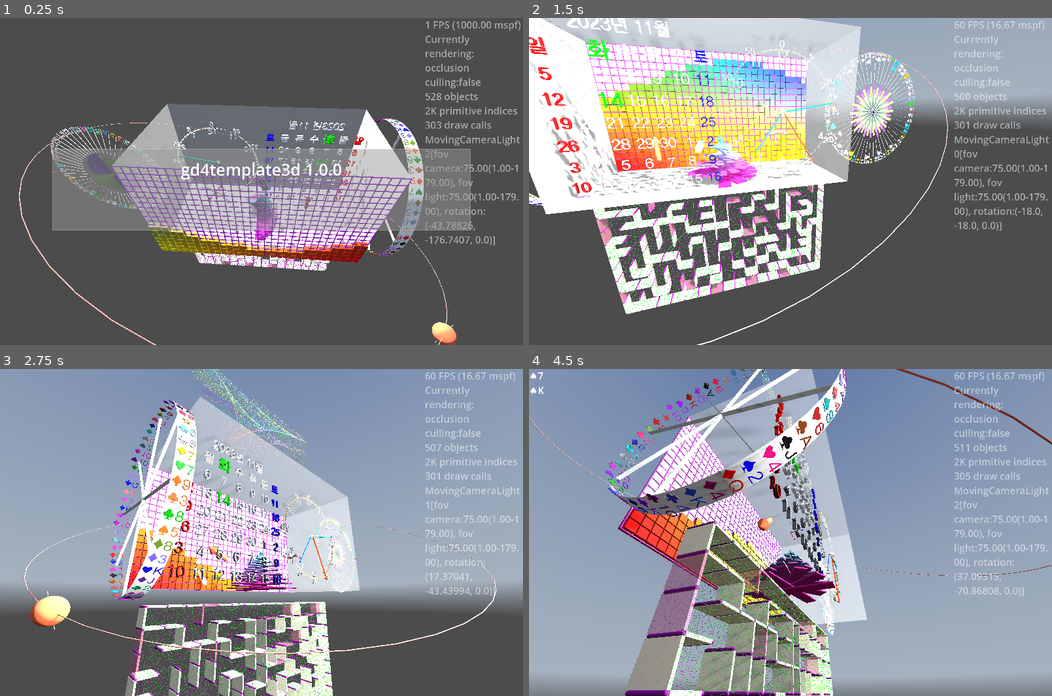
Above: before the commit, frames 1-4 (two rows, left to right).
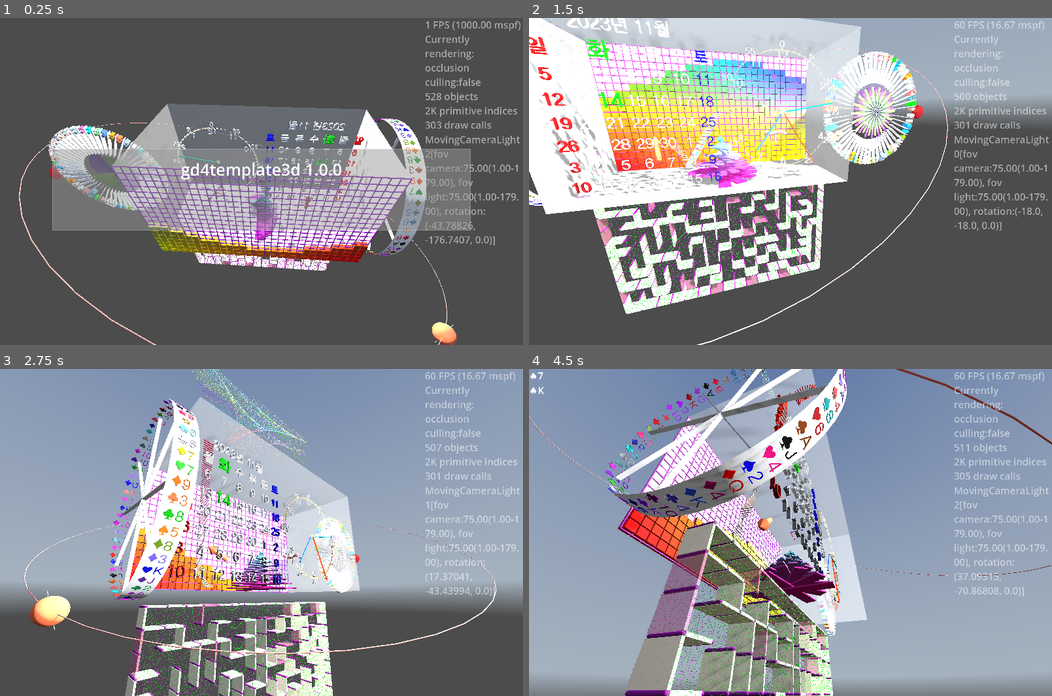
Above: after the commit, the same moments.

Repository: kasworld/gd4template3d
Game: Godot game, scene res://main.tscn
Same seed, same stepped clock (60 frames per second), same inputs: the game is played once before the commit and once after it. A sky picture missing from this copy of the repository is replaced by a grey-blue gradient.
Inputs (mouse positions are in pixels of both pictures, inside the frame that each line leads up to):
- Up to frame 1 (0.25 s): no input
- Up to frame 2 (1.5 s): tap Enter at 0.5 s; move the mouse to (905, 165) at 0.52 s; hold Right 0.53-1.28 s; tap Q at 0.6 s; click (905, 165) at 0.67 s; move the mouse to (685, 197) at 1.27 s; hold Down from 1.28 s (still down); tap E at 1.35 s
- Up to frame 3 (2.75 s): move the mouse to (313, 460) at 2.02 s; release Down at 2.03 s; hold Right from 2.03 s (still down); tap Enter at 2.1 s
- Up to frame 4 (4.5 s): move the mouse to (764, 597) at 2.77 s; release Right at 2.78 s; hold Up 2.78-3.53 s; tap Q at 2.85 s; click (764, 597) at 2.92 s; move the mouse to (947, 581) at 3.52 s; hold Left from 3.53 s (still down); tap E at 3.6 s; move the mouse to (633, 483) at 4.27 s; tap Enter at 4.35 s

The runs differ from the first frame. In frame 1, 2.7% of the frame differs, in the area x 9-83%, y 30-76%; in frame 2, 3.6%, in the area x 0-76%, y 10-58%; in frame 3, 2.1%; in frame 4, 2.1%.

Commit message:
adjust params

Diff:
--- a/main.gd
+++ b/main.gd
@@ -104,7 +104,7 @@
 		colorlist_light, cardlist,
 	).duplicate()
 	color_text_into_list.shuffle()
-	$Roulette.init(0, WorldSize.y/2, 0.5, color_text_into_list )
+	$Roulette.init(0, WorldSize.y/2, WorldSize.z/20, color_text_into_list )
 	$Roulette.색설정하기(make_random_color(), make_random_color(), make_random_color() )
 	$Roulette.rotation_stopped.connect(wheel결과가결정됨)
 	$Roulette.position = base_pos
@@ -124,7 +124,7 @@
 
 
 func reel_demo(base_pos :Vector3 = Vector3.ZERO) -> void:
-	var symbol크기 := Vector2(WorldSize.x/20 ,WorldSize.y/15)
+	var symbol크기 := Vector2(WorldSize.x/15 ,WorldSize.y/15)
 	var color_text_into_list := make_color_text_info_list(colorlist_dark, cardlist).duplicate()
 	color_text_into_list.shuffle()
 	$SlotReel.init(0, symbol크기, color_text_into_list)
@@ -174,12 +174,12 @@
 var trailmesh_radius := WorldSize.length()/100
 func meshtrail_demo(base_pos :Vector3 = Vector3.ZERO) -> void:
 	bound_aabb = AABB( base_pos -WorldSize/2, WorldSize)
-	var count := 20
+	var count := 100
 	var startpos := bound_aabb.get_center()
 	var mesh := BoxMesh.new()
-	mesh.size = Vector3(trailmesh_radius*2, trailmesh_radius*2, 0.1)
+	mesh.size = Vector3(trailmesh_radius*3, trailmesh_radius /5, trailmesh_radius/5)
 	$MeshTrail.init_with_alpha(mesh, count,  1.0 , startpos,
-		).set_speed(20,40)
+		).set_speed(trailmesh_radius*20,trailmesh_radius*40)
 	match randi_range(0,3):
 		0:
 			$MeshTrail.set_ColorChange_OnBounce()
